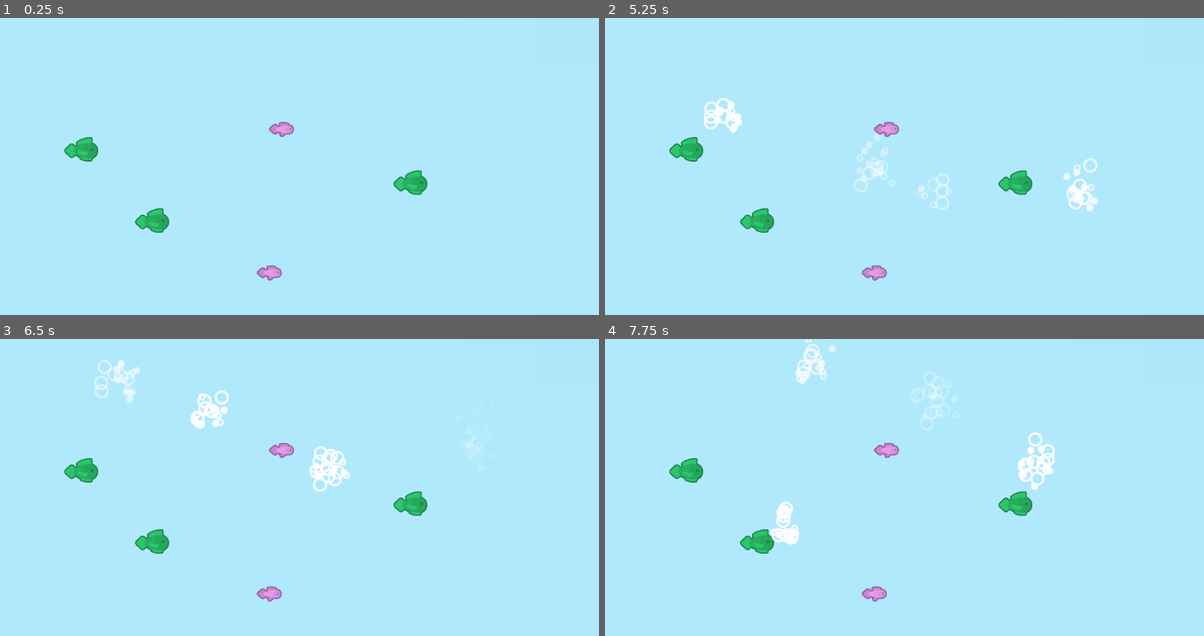
Above: before the commit, frames 1-4 (two rows, left to right).
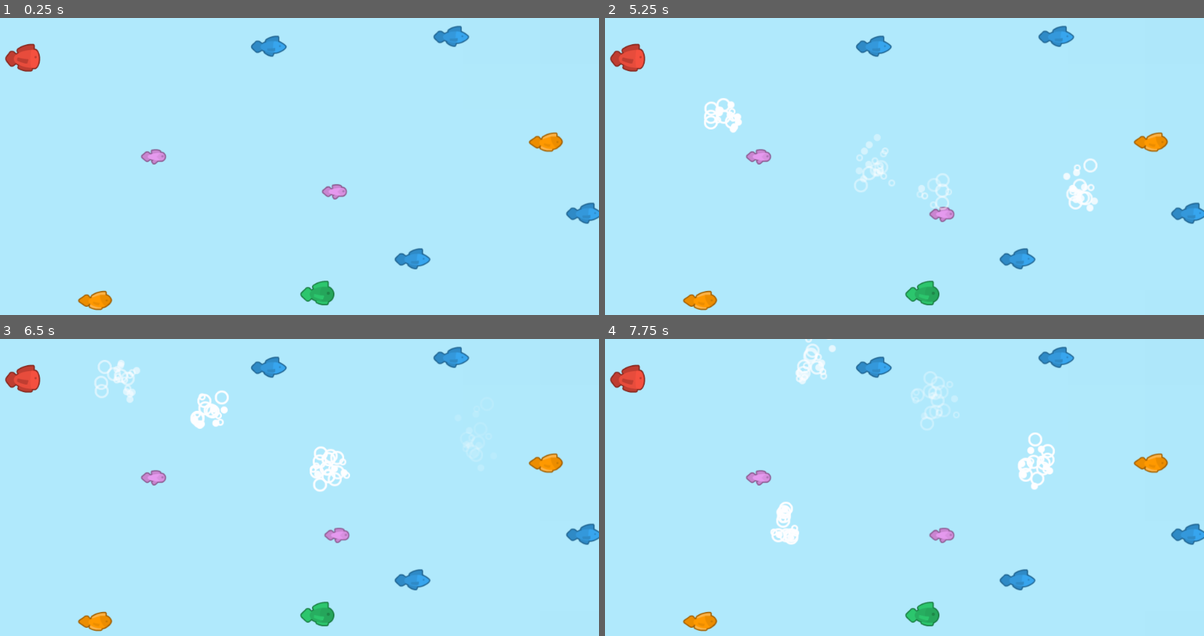
Above: after the commit, the same moments.

Repository: madeso/kenneyjam2019
Game: Godot game, scene res://World.tscn
Two runs of this game, one before a commit and one after it. Both use one fixed random seed, a clock stepped at 60 frames per second and the inputs below.
Inputs (mouse positions are in pixels of both pictures, inside the frame that each line leads up to):
- Up to frame 1 (0.25 s): no input
- Up to frame 2 (5.25 s): tap Enter at 0.5 s; move the mouse to (1036, 175) at 0.52 s; click (1036, 175) at 0.67 s; move the mouse to (784, 211) at 1.27 s; click (784, 211) at 1.42 s; move the mouse to (964, 116) at 2.02 s; click (964, 116) at 2.17 s; move the mouse to (874, 264) at 2.77 s; click (874, 264) at 2.92 s; move the mouse to (1084, 246) at 3.52 s; click (1084, 246) at 3.67 s; move the mouse to (724, 139) at 4.27 s; click (724, 139) at 4.42 s; move the mouse to (934, 193) at 5.02 s; click (934, 193) at 5.17 s
- Up to frame 3 (6.5 s): move the mouse to (209, 425) at 5.77 s; click (209, 425) at 5.92 s
- Up to frame 4 (7.75 s): move the mouse to (1036, 496) at 6.52 s; click (1036, 496) at 6.67 s; move the mouse to (784, 532) at 7.27 s; click (784, 532) at 7.42 s

The runs differ from the first frame. In frame 1, 4.0% of the frame differs, in the area x 0-100%, y 2-99%; in frame 2, 4.0%; in frame 3, 4.0%; in frame 4, 4.0%.

Commit message:
spawning fished randomly, shooting fishes

Diff:
--- a/World.tscn
+++ b/World.tscn
@@ -1,9 +1,8 @@
-[gd_scene load_steps=5 format=2]
+[gd_scene load_steps=4 format=2]
 
 [ext_resource path="res://bkg.png" type="Texture" id=1]
-[ext_resource path="res://fish.tscn" type="PackedScene" id=2]
-[ext_resource path="res://scripts/crosshair.gd" type="Script" id=3]
-[ext_resource path="res://scripts/Gameplay.gd" type="Script" id=4]
+[ext_resource path="res://scripts/crosshair.gd" type="Script" id=2]
+[ext_resource path="res://scripts/Gameplay.gd" type="Script" id=3]
 
 [node name="World" type="Node2D"]
 
@@ -16,25 +15,9 @@
 }
 
 [node name="fishes" type="Node" parent="."]
-editor/display_folded = true
-
-[node name="fish" parent="fishes" instance=ExtResource( 2 )]
-position = Vector2( 140, 224 )
-
-[node name="fish2" parent="fishes" instance=ExtResource( 2 )]
-position = Vector2( 482, 191 )
-
-[node name="fish3" parent="fishes" instance=ExtResource( 2 )]
-position = Vector2( 461, 437 )
-
-[node name="fish4" parent="fishes" instance=ExtResource( 2 )]
-position = Vector2( 261, 346 )
-
-[node name="fish5" parent="fishes" instance=ExtResource( 2 )]
-position = Vector2( 702, 281 )
 
 [node name="crosshair" type="Node" parent="."]
-script = ExtResource( 3 )
+script = ExtResource( 2 )
 
 [node name="Gameplay" type="Node" parent="."]
-script = ExtResource( 4 )
+script = ExtResource( 3 )
--- a/scripts/Gameplay.gd
+++ b/scripts/Gameplay.gd
@@ -4,10 +4,31 @@
 # var a = 2
 # var b = "text"
 
+var gun_position = Vector2(0,0)
+var check_pos = false
+var gun_timer = 0.0
+
+const MAX_FISH = 10
+var fish = preload("res://fish.tscn")
+onready var fishes = $"../fishes"
+
 # Called when the node enters the scene tree for the first time.
 func _ready():
 	pass # Replace with function body.
 
+func fire_gun(pos):
+	gun_position = pos
+	check_pos = true
+	gun_timer = 0.1
+
 # Called every frame. 'delta' is the elapsed time since the previous frame.
-#func _process(delta):
-#	pass
+func _process(delta):
+	while fishes.get_child_count() < MAX_FISH:
+		var f = fish.instance()
+		f.position = Vector2(rand_range(0, get_viewport().size.x), rand_range(0, get_viewport().size.y))
+		f.gameplay = self
+		fishes.add_child(f)
+	if check_pos:
+		gun_timer -= delta
+		if gun_timer < 0:
+			check_pos = false
--- a/scripts/crosshair.gd
+++ b/scripts/crosshair.gd
@@ -7,6 +7,7 @@
 var crosshair = load("res://assets/sprites/crosshair.png")
 var loading = load("res://assets/sprites/crosshair-loading.png")
 var bubbles = preload("res://bubbles.tscn")
+onready var gameplay = $"../Gameplay"
 
 var md = false
 
@@ -21,8 +22,10 @@
 func _process(delta):
 	var hold = Input.is_mouse_button_pressed(BUTTON_LEFT)
 	if hold and not md:
+		# todo: Gustav: play sound
 		var b = bubbles.instance()
 		b.position = get_viewport().get_mouse_position()
+		gameplay.fire_gun(b.position)
 		get_tree().get_root().add_child(b)
 		md = true
 	if not hold:
--- a/scripts/fish.gd
+++ b/scripts/fish.gd
@@ -3,6 +3,11 @@
 # Declare member variables here. Examples:
 # var a = 2
 # var b = "text"
+
+const RANGE = 25
+const RSQ = RANGE * RANGE
+
+var gameplay = null
 
 var fishes = [
 	preload("res://assets/sprites/fish01.png"),
@@ -15,10 +20,13 @@
 # Called when the node enters the scene tree for the first time.
 func _ready():
 	var type = randi() % 5
-	print(type)
 	self.texture = fishes[type]
 	# self.set_texture(fishes[type])
 
 # Called every frame. 'delta' is the elapsed time since the previous frame.
-#func _process(delta):
-#	pass
+func _process(delta):
+	if gameplay.check_pos:
+		var l = (self.position - gameplay.gun_position).length_squared()
+		if l < RSQ:
+			# todo(Gustav): Spawn skeleton
+			self.queue_free()
